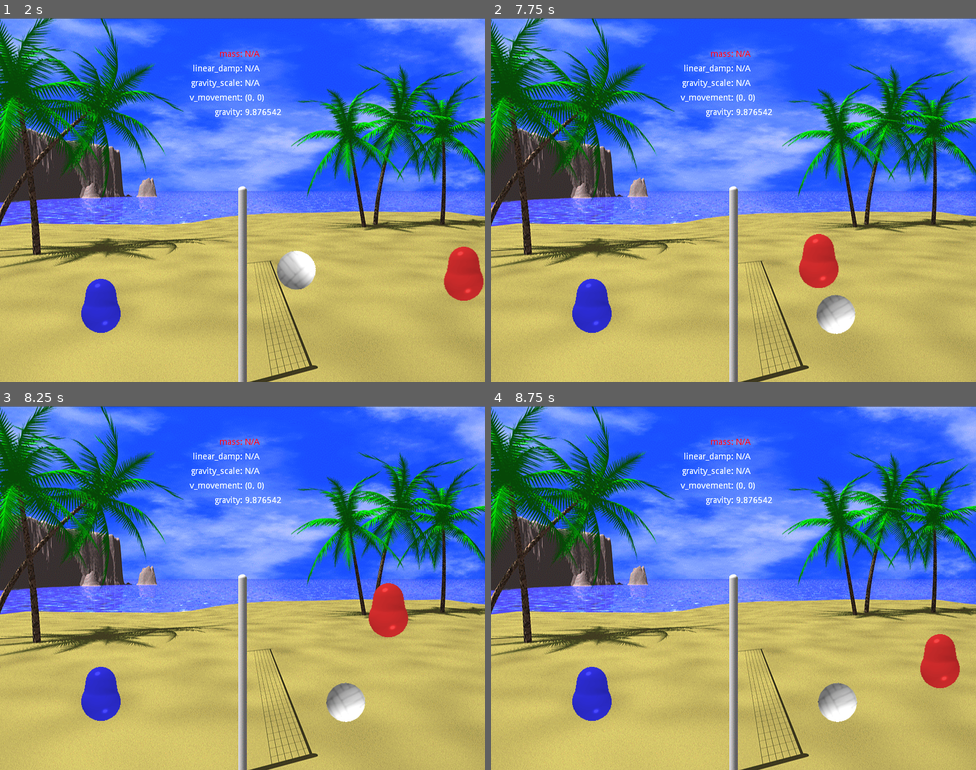
Above: before the commit, frames 1-4 (two rows, left to right).
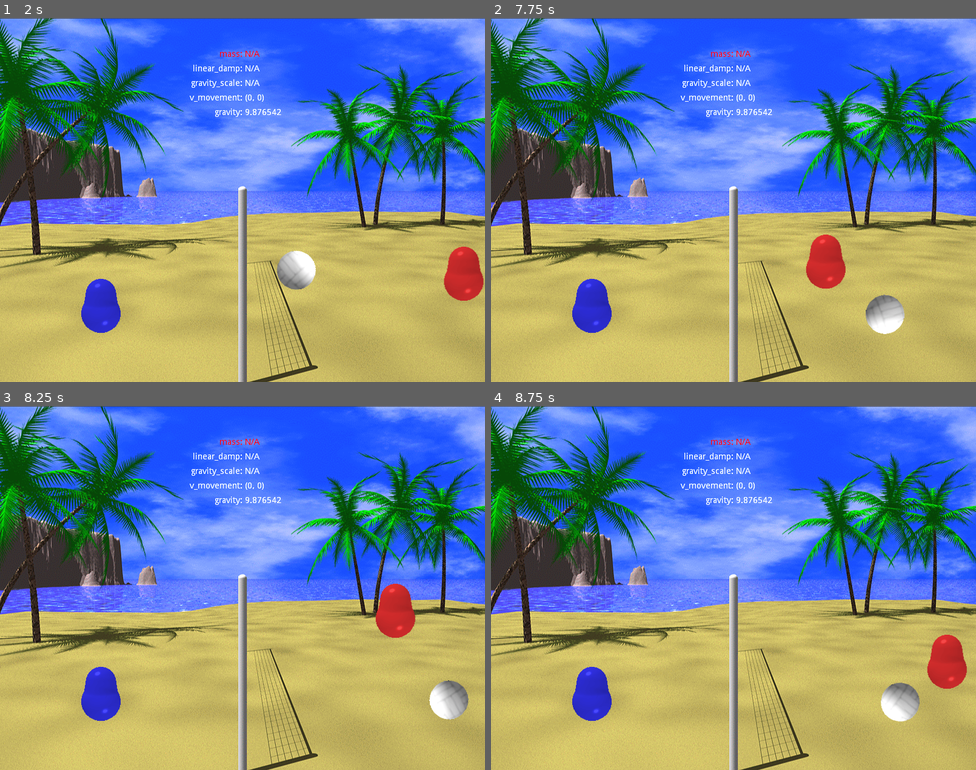
Above: after the commit, the same moments.

Repository: h4de5/BlobbyValley
Game: Godot game, scene res://game/main/main.tscn
Same seed, same stepped clock (60 frames per second), same inputs: the game is played once before the commit and once after it.
Inputs:
- Up to frame 1 (2 s): tap Enter at 0.5 s; hold Right (ui_right) from 0.53 s (still down); tap Up (ui_up) at 0.77, 1.52 s
- Up to frame 2 (7.75 s): release Right (ui_right) at 2.03 s; hold Left (ui_left) 2.03-2.78 s; hold Right (ui_right) 2.78-4.28 s; tap Up (ui_up) at 3.02, 3.77, 4.52, 6.02, 6.77, 7.52 s; hold Left (ui_left) 4.28-5.03 s; hold Right (ui_right) 5.03-5.78 s; hold Left (ui_left) 5.78-7.28 s; hold Right (ui_right) from 7.28 s (still down)
- Up to frame 3 (8.25 s): keep holding Right (ui_right)
- Up to frame 4 (8.75 s): keep holding Right (ui_right)

Frame 1 is identical in both runs. In frame 2, 1.8% of the frame differs, in the area x 63-86%, y 59-87%; in frame 3, 1.8%; in frame 4, 1.8%.

Commit message:
Ball movement ok

Diff:
--- a/game/main/world.tscn
+++ b/game/main/world.tscn
@@ -96,10 +96,11 @@
 [node name="ball" type="RigidBody2D" parent="."]
 position = Vector2( 438.294, 211.588 )
 input_pickable = true
-mass = 0.00102041
 physics_material_override = SubResource( 7 )
 gravity_scale = 3.0
 continuous_cd = 2
+contacts_reported = 5
+contact_monitor = true
 script = ExtResource( 4 )
 
 [node name="CollisionShape2D" type="CollisionShape2D" parent="ball"]
--- a/game/player/ball.gd
+++ b/game/player/ball.gd
@@ -6,6 +6,9 @@
 func _ready():
 	add_to_group("BALL")
 
-func _process(delta):
+func _physics_process(delta):
 	# move_and_slide(Vector2(0, gravity))
 	pass
+
+func bounce(direction):
+	linear_velocity += direction.normalized() * 192.4
--- a/game/player/player.gd
+++ b/game/player/player.gd
@@ -34,24 +34,34 @@
 	# bool stop_on_slope=false, int max_slides=4, float floor_max_angle=0.785398, bool infinite_inertia=true
 	left_over_motion = move_and_slide( v_movement, Vector2(0,-1), false, 4, 0.785398, false)
 
+	if get_slide_count():
+		for i in range(0, get_slide_count()):
+			var collision = get_slide_collision(i)
+			if collision.collider.is_in_group("BALL"):
+				print("collided with ball")
+				var ball = collision.collider
+				ball.bounce(- collision.normal)
+#			elif ! collision.collider is StaticBody2D:
+#				print("collided with something else: ", collision.collider)
+#			elif collision.collider is StaticBody2D:
+##				print("collided with wall")
+#				pass
+			else:
+				print("collided with: ", collision.collider)
+
 	b_up +=  gravity
 
 	if(is_on_floor()):
-		print("is on floor")
+#		print("is on floor")
 		v_movement.y = 0
 	if(is_on_wall()):
-		print("is on wall")
+#		print("is on wall")
 		v_movement.x = 0
 
 	v_movement.x *= linear_damping
 
 	#self.move_and_collide(v_movement + Vector2(0, gravity))
 
-	if get_slide_count() != 0 :
-		for i in range (0, get_slide_count()):
-			var collision = get_slide_collision(i)
-			if(collision.collider.is_in_group("BALL")):
-				pass
 #				print("collision: ", collision.collider , " left_over_motion: ", left_over_motion)
 				#collision.collider.apply_impulse(Vector2(0,0), left_over_motion * 0.01)
 				# this is only necessary on godot < 3.1
